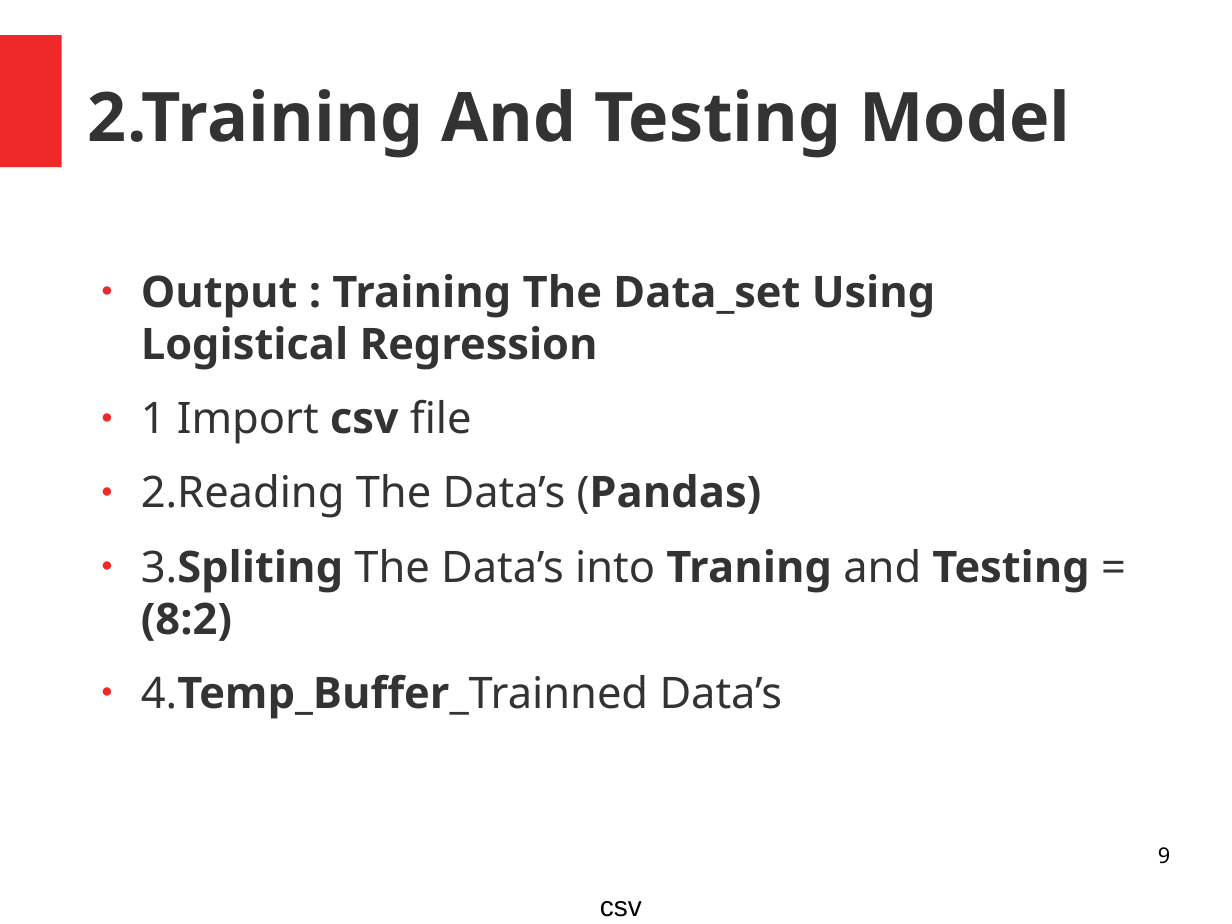
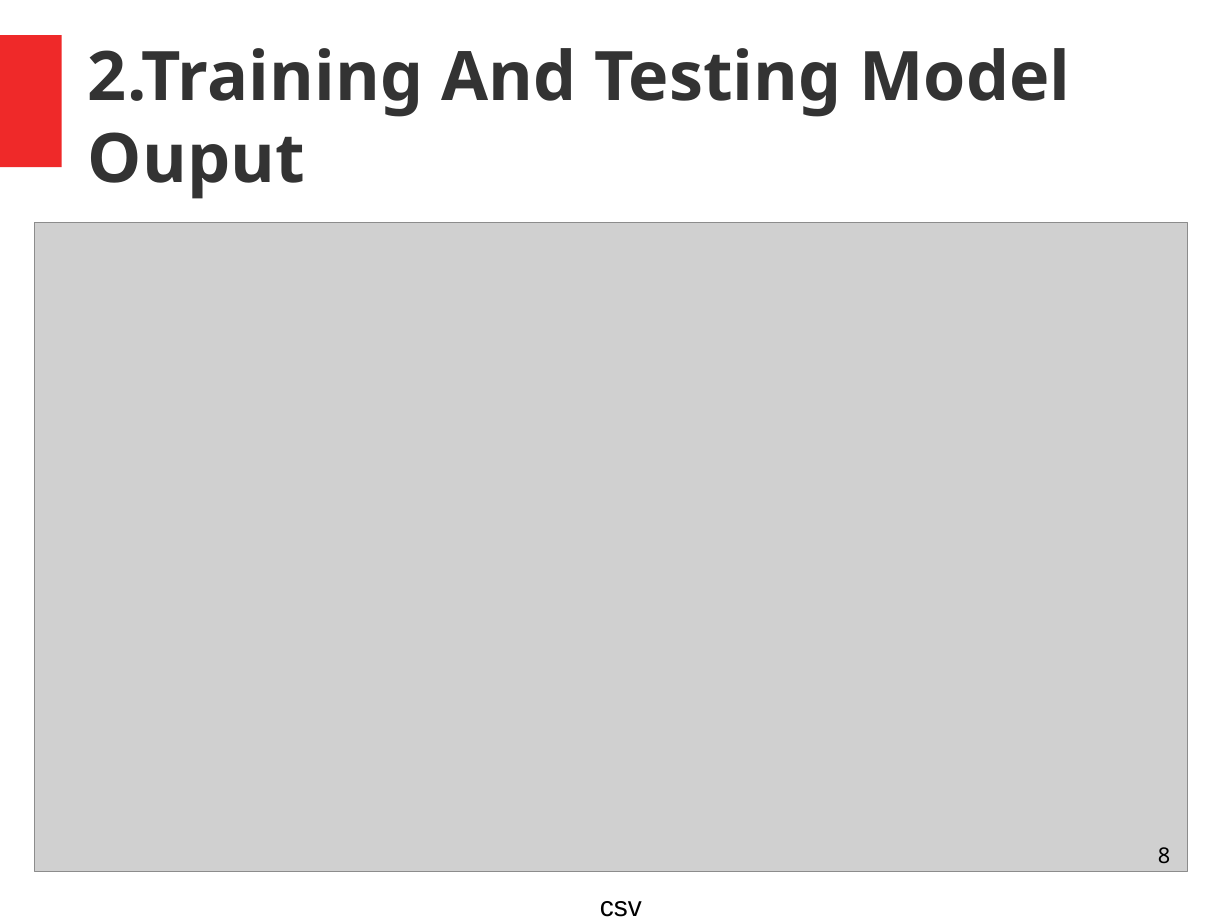
Before and after one commit to vimalv-AI/Redspectra, a slide deck: slide 8 of QMAX_EAGLE_3/doc/Presentations/1_Eagle_Doc.odp (slide 9 before the commit). Drawn at 1232x924 pixels with LibreOffice and Linux fonts; fonts in the diff are those of the drawing; grey boxes stand for pictures. Boxes give left, top, right and bottom in pixels: in the first picture for what was removed or moved away, otherwise in the second. Text is boxed around its words. In the diff, an @@ line names an element or a change of style, - is before the commit and + after.

Commit message:
Presentation_Updated

```diff
--- a/QMAX_EAGLE_3/doc/Presentations/1_Eagle_Doc.odp
+++ b/QMAX_EAGLE_3/doc/Presentations/1_Eagle_Doc.odp
@@ title at [88,48,1071,199]: text changed @@
-2.Training And Testing Model
+2.Training And Testing Model Ouput
@@ picture added at [35,222,1188,871] @@
@@ text removed at [141,274,1089,719] @@
-● Output : Training The Data_set Using Logistical Regression
-● 1 Import csv file
-● 2.Reading The Data’s (Pandas)
-● 3.Spliting The Data’s into Traning and Testing = (8:2)
-● 4.Temp_Buffer_Trainned Data’s
@@ page number at [1158,847,1170,863]: text changed @@
-9
+8
```
Also in this commit, not shown: 5 other slides changed, 1 slide added, 2 slides removed, 2 other files.
